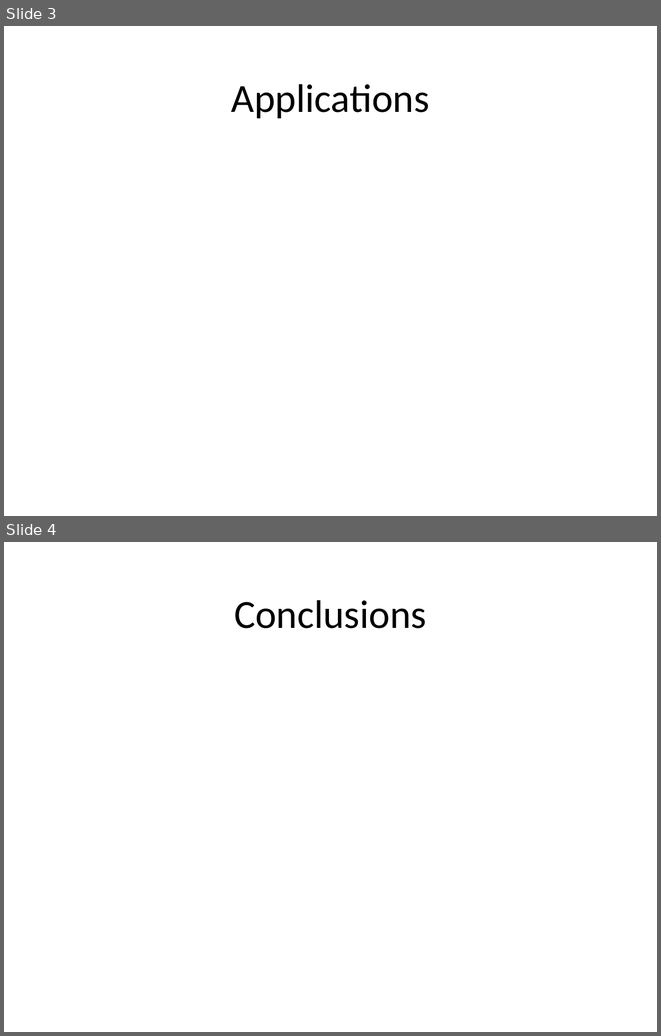
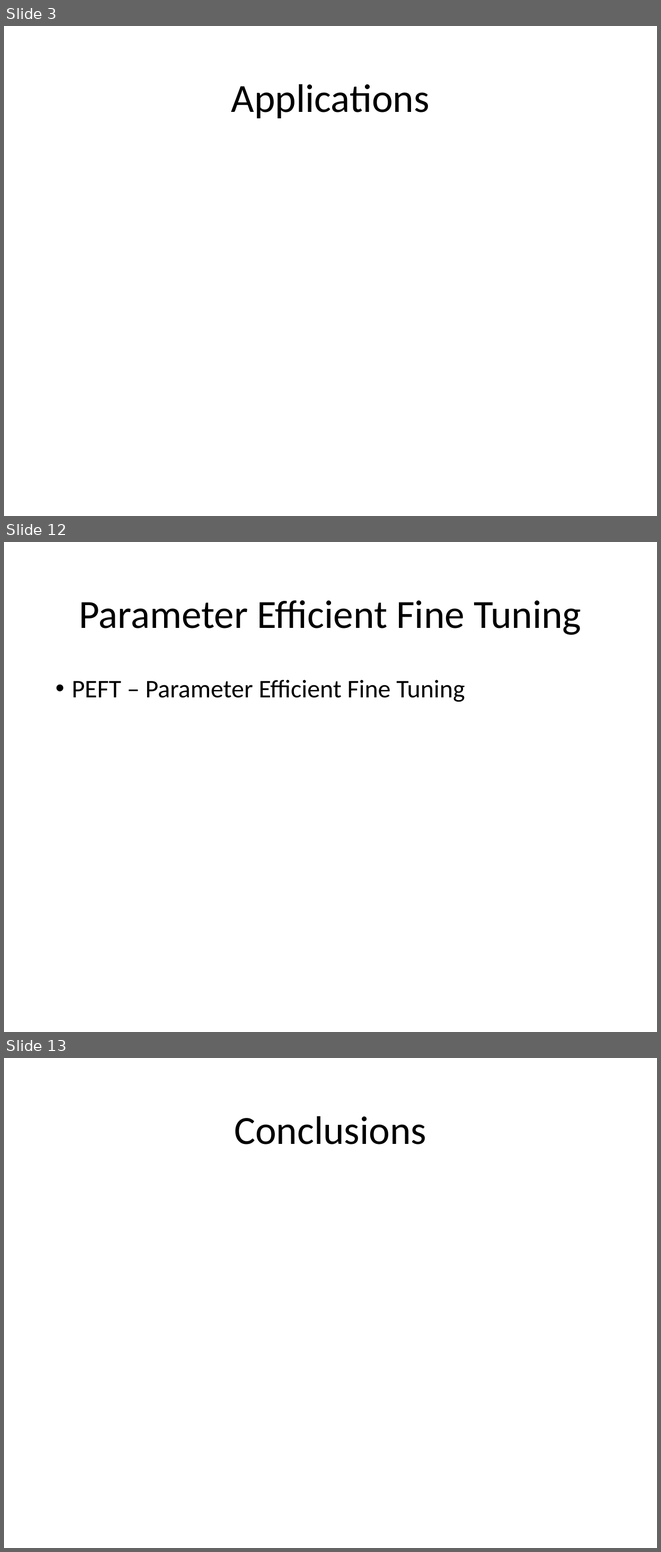
Before and after one commit to look4pritam/LargeLanguageModels, a slide deck: Presentations/LargeLanguageModels.pptx. Shown one above the other, each under a label of ours: slides 3 and 4 before the commit, slides 3, 12 and 13 after it; the slides between them are not shown. The pictures are 661x1036 and 661x1552 pixels, drawn with LibreOffice and Linux fonts; fonts in the diff are those of the drawing. Boxes give left, top, right and bottom in pixels: in the first picture for what was removed or moved away, otherwise in the second. Text is boxed around its words. In the diff, an @@ line names an element or a change of style, - is before the commit and + after.

```diff
--- a/Presentations/LargeLanguageModels.pptx
+++ b/Presentations/LargeLanguageModels.pptx
@@ slide 12 added at [4, 542, 657, 1032], background #FFFFFF @@
@@ title added at [79, 600, 581, 635], 44 pt, text #000000 @@
+Parameter Efficient Fine Tuning
@@ text added at [72, 680, 465, 702], 28 pt, text #000000 @@
+• PEFT – Parameter Efficient Fine Tuning
@@ what was slide 4 is now slide 13 @@
```
Also in this commit, not shown: 2 slides changed, 8 other slides added.
